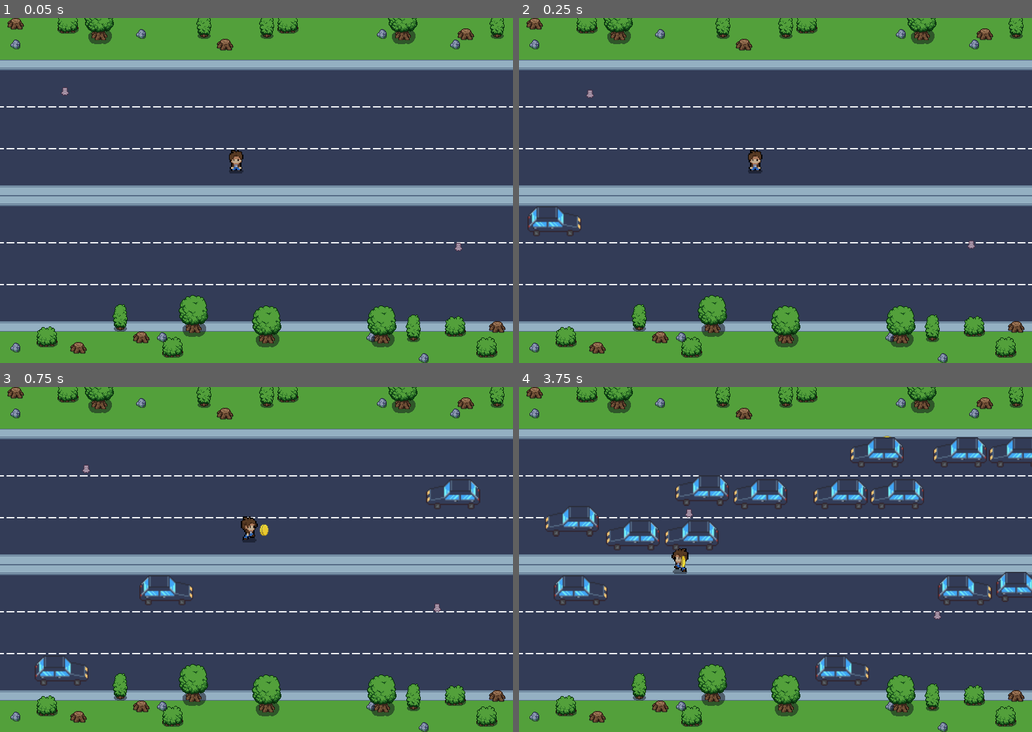
Above: before the commit, frames 1-4 (two rows, left to right).
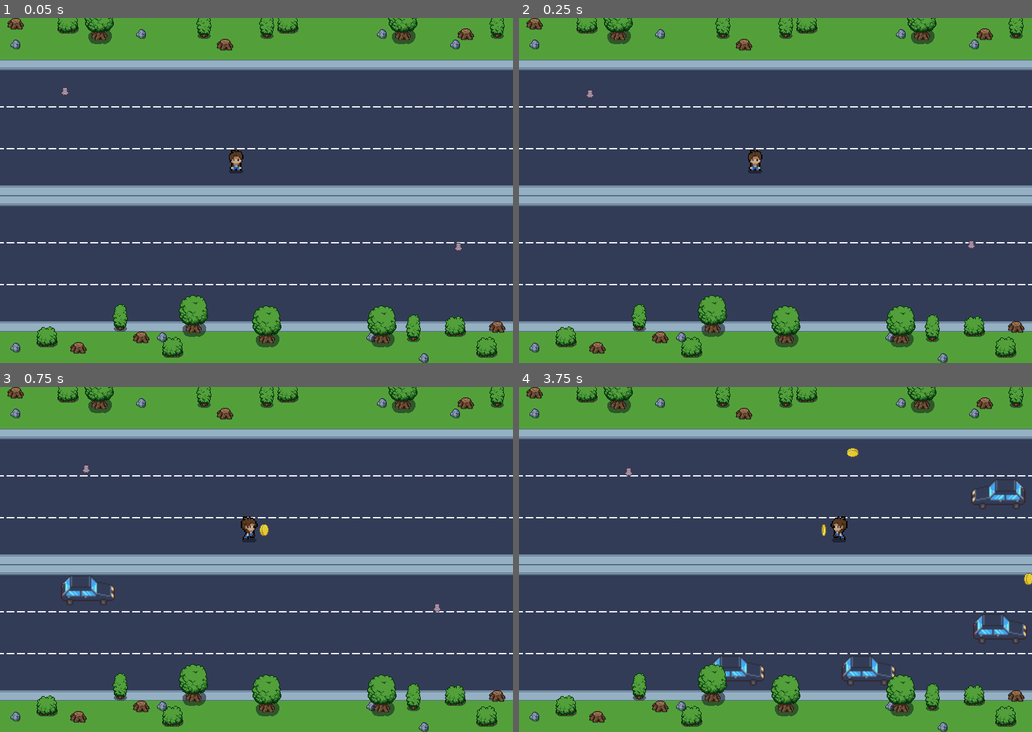
Above: after the commit, the same moments.

Repository: emyeatGrass/ConUhacksX
Game: Godot game, scene res://scenes/main.tscn
Two runs of this game, one before a commit and one after it. Both use one fixed random seed, a clock stepped at 60 frames per second and the inputs below.
Inputs:
- Up to frame 1 (0.05 s): no input
- Up to frame 2 (0.25 s): no input
- Up to frame 3 (0.75 s): hold Right (move_right) from 0.53 s (still down); tap Space (shoot) at 0.6 s
- Up to frame 4 (3.75 s): release Right (move_right) at 1.28 s; hold Down (move_down) 1.28-2.03 s; tap Space (shoot) every 0.75 s from 1.35 to 3.6 s; hold Right (move_right) 2.03-2.78 s; hold Up (move_up) 2.78-3.53 s; hold Left (move_left) from 3.53 s (still down)

Frame 1 is identical in both runs. In frame 2, 0.3% of the frame differs, in the area x 1-13%, y 54-64%; in frame 3, 1.2%; in frame 4, 5.7%, in the area x 5-100%, y 14-87%.

Commit message:
knockback

Diff:
--- a/lost-and-jammed/scenes/car_blue.tscn
+++ b/lost-and-jammed/scenes/car_blue.tscn
@@ -39,6 +39,8 @@
 collision_mask = 5
 
 [node name="Area2D" type="Area2D" parent="."]
+collision_layer = 1
+collision_mask = 10
 
 [node name="CollisionShape2D" type="CollisionShape2D" parent="Area2D"]
 position = Vector2(25.364426, 12.536443)
--- a/lost-and-jammed/scenes/crackhead.tscn
+++ b/lost-and-jammed/scenes/crackhead.tscn
@@ -109,6 +109,8 @@
 size = Vector2(12, 14)
 
 [node name="Crackhead" type="CharacterBody2D"]
+collision_layer = 8
+collision_mask = 3
 script = ExtResource("1_ffxdd")
 
 [node name="AnimatedSprite2D" type="AnimatedSprite2D" parent="."]
--- a/lost-and-jammed/scenes/main.tscn
+++ b/lost-and-jammed/scenes/main.tscn
@@ -920,7 +920,7 @@
 script = ExtResource("6_o6xl0")
 
 [node name="Timer" type="Timer" parent="SpawnManager"]
-wait_time = 0.2
+wait_time = 0.5
 autostart = true
 
 [node name="LeftLane1" type="Marker2D" parent="SpawnManager" groups=["RightBound"]]
--- a/lost-and-jammed/scenes/player.tscn
+++ b/lost-and-jammed/scenes/player.tscn
@@ -293,7 +293,7 @@
 
 [node name="Player" type="CharacterBody2D" groups=["Player"]]
 collision_layer = 2
-collision_mask = 7
+collision_mask = 3
 safe_margin = 0.001
 script = ExtResource("1_g2els")
 
--- a/lost-and-jammed/scripts/car_blue.gd
+++ b/lost-and-jammed/scripts/car_blue.gd
@@ -4,9 +4,11 @@
 var current_speed = 0.0
 var direction = -1
 var should_flip = false;
+@export var hit_cooldown_s: float = 0.2
 
 @onready var sprite = $Sprite2D
 @onready var ray = $RayCast2D
+var _recent_hit_time_left_by_id: Dictionary = {}
 
 func _ready():
 	current_speed = base_speed
@@ -15,6 +17,12 @@
 	ray.set_collision_mask_value(2, false)
 
 func _physics_process(delta: float) -> void:
+	# Decay per-body hit cooldowns.
+	for id in _recent_hit_time_left_by_id.keys():
+		_recent_hit_time_left_by_id[id] = float(_recent_hit_time_left_by_id[id]) - delta
+		if float(_recent_hit_time_left_by_id[id]) <= 0.0:
+			_recent_hit_time_left_by_id.erase(id)
+
 	if ray.is_colliding():
 		var collider = ray.get_collider()
 		# Ensure we don't brake for the player accidentally
@@ -33,6 +41,22 @@
 
 # Detects when the player is "squashed" or hit
 func _on_area_2d_body_entered(body: Node2D) -> void:
-	if body.is_in_group("Player"):
-		print("Player was hit!")
-		# You can add: body.take_damage() or get_tree().reload_current_scene()
+	if body == null:
+		return
+
+	# Knockback anything that supports it (player + crackheads).
+	if not body.has_method("apply_knockback"):
+		return
+
+	var id := body.get_instance_id()
+	if _recent_hit_time_left_by_id.has(id):
+		return
+	_recent_hit_time_left_by_id[id] = hit_cooldown_s
+
+	var knock_dir := Vector2.ZERO
+	if body is CharacterBody2D:
+		knock_dir = -body.velocity
+	if knock_dir == Vector2.ZERO:
+		knock_dir = body.global_position - global_position
+
+	body.call("apply_knockback", knock_dir)
--- a/lost-and-jammed/scripts/crackhead.gd
+++ b/lost-and-jammed/scripts/crackhead.gd
@@ -2,19 +2,40 @@
 
 @export var chase_speed := 50.0
 @export var flee_speed := 80.0
+@export var knockback_distance_px: float = 96.0
+@export var knockback_duration_s: float = 0.15
 
 @onready var player: Node2D = get_node_or_null("/root/World/Player")
 @onready var _screen_notifier: VisibleOnScreenNotifier2D = $VisibleOnScreenNotifier2D
 @onready var audio_manager: Node = get_node_or_null("/root/World/AudioManager")
 
 var _fleeing := false
+var _knockback_time_left_s: float = 0.0
+var _knockback_velocity: Vector2 = Vector2.ZERO
 
 func _ready() -> void:
 	# Only despawn after being hit (while fleeing).
 	_screen_notifier.screen_exited.connect(_on_screen_exited)
 
-func _physics_process(_delta: float) -> void:
+func apply_knockback(knock_dir: Vector2) -> void:
+	var dir := knock_dir.normalized()
+	if dir == Vector2.ZERO:
+		dir = -velocity.normalized()
+	if dir == Vector2.ZERO:
+		dir = (global_position - player.global_position).normalized() if player != null else Vector2.LEFT
+
+	_knockback_time_left_s = knockback_duration_s
+	_knockback_velocity = dir * (knockback_distance_px / max(knockback_duration_s, 0.001))
+
+
+func _physics_process(delta: float) -> void:
 	if player == null:
+		return
+
+	if _knockback_time_left_s > 0.0:
+		_knockback_time_left_s = max(_knockback_time_left_s - delta, 0.0)
+		velocity = _knockback_velocity
+		move_and_slide()
 		return
 
 	var direction: Vector2
--- a/lost-and-jammed/scripts/player.gd
+++ b/lost-and-jammed/scripts/player.gd
@@ -6,6 +6,10 @@
 
 const SPEED = 100.0
 var last_direction;
+@export var knockback_distance_px: float = 96.0
+@export var knockback_duration_s: float = 0.15
+var _knockback_time_left_s: float = 0.0
+var _knockback_velocity: Vector2 = Vector2.ZERO
 const direction_to_vector := {
 	"right": Vector2.RIGHT,
 	"left": Vector2.LEFT,
@@ -44,28 +48,30 @@
 		var animation = direction_to_idle[last_direction] if velocity == Vector2.ZERO else direction_to_run[last_direction]
 		_animated_sprite.play(animation);
 
-func _physics_process(_delta: float) -> void:
+func apply_knockback(knock_dir: Vector2) -> void:
+	var dir := knock_dir.normalized()
+	if dir == Vector2.ZERO:
+		dir = -velocity.normalized()
+	if dir == Vector2.ZERO:
+		dir = -direction_to_vector.get(last_direction, Vector2.RIGHT)
+
+	_knockback_time_left_s = knockback_duration_s
+	_knockback_velocity = dir * (knockback_distance_px / max(knockback_duration_s, 0.001))
+
+
+func _physics_process(delta: float) -> void:
+	if _knockback_time_left_s > 0.0:
+		_knockback_time_left_s = max(_knockback_time_left_s - delta, 0.0)
+		velocity = _knockback_velocity
+		move_and_slide()
+		return
+
 	var direction := Input.get_vector("move_left", "move_right", "move_up", "move_down")
 	if direction:
 		velocity = direction * SPEED
 	else:
 		velocity = velocity.move_toward(Vector2.ZERO, SPEED)
 	move_and_slide()
-
-	for i in range(get_slide_collision_count()):
-		var collision = get_slide_collision(i)
-		var collider = collision.get_collider()
-
-		# If we are hit by a car (check by Group or Class)
-		if collider and collider.has_method("_on_visible_on_screen_notifier_2d_screen_exited"): # Or use groups: if collider.is_in_group("Car")
-			# Create a push vector based on the car's direction
-			var push_force = collider.velocity
-			# Option 1: Direct shove (Simulates getting hit hard)
-			velocity += push_force * 2.0 * _delta
-			# Option 2: Position adjustment (Ensures you don't get stuck inside the car)
-			# This is useful if the car is very fast
-			if push_force.x != 0:
-				global_position.x += push_force.x * _delta
 
 
 func shoot() -> void:
